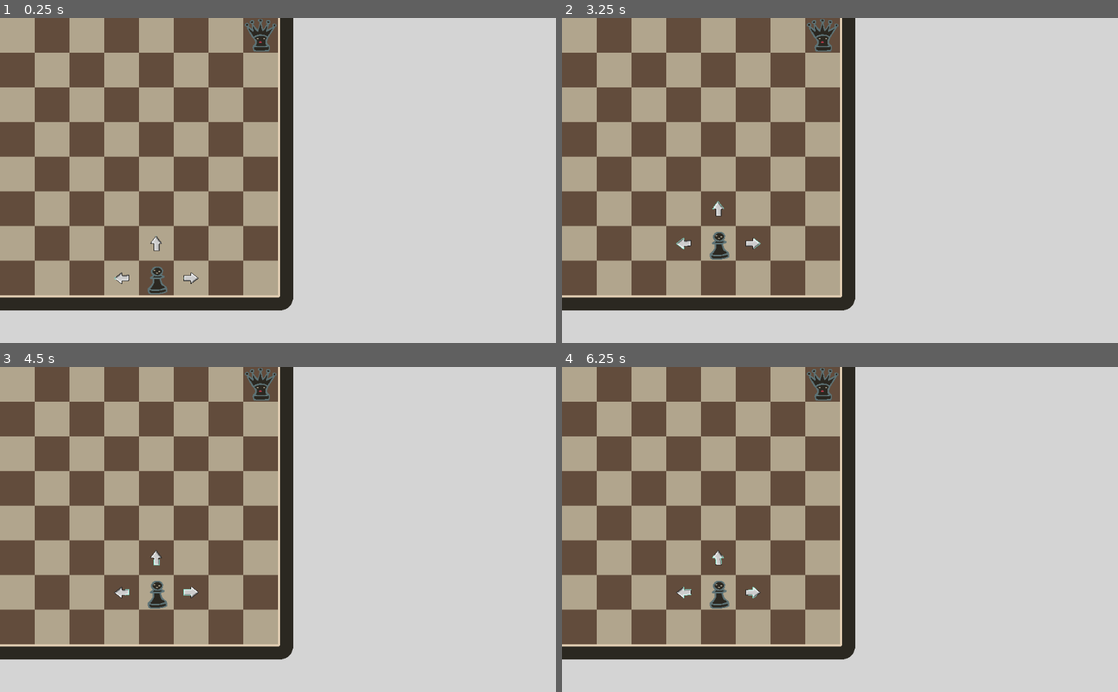
Above: before the commit, frames 1-4 (two rows, left to right).
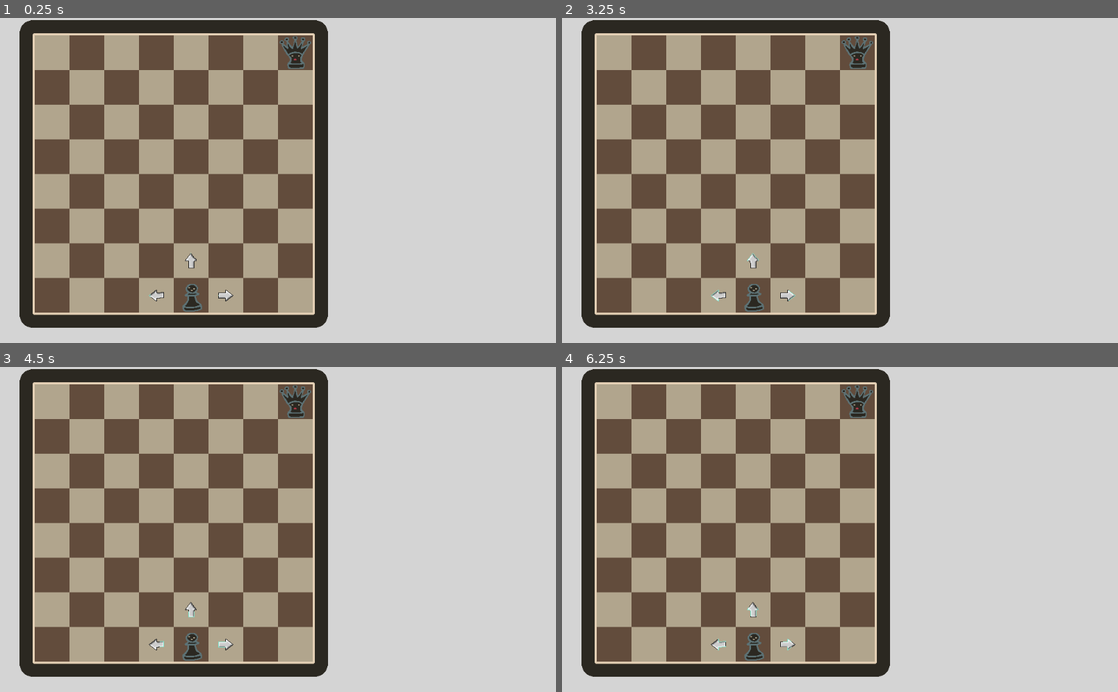
Above: after the commit, the same moments.

Repository: Windastella/ScribbleJam
Game: Godot game, scene res://Scenes/Base_Level.tscn
Same seed, same stepped clock (60 frames per second), same inputs: the game is played once before the commit and once after it. This scene is started directly instead of the project's main scene.
Inputs (mouse positions are in pixels of both pictures, inside the frame that each line leads up to):
- Up to frame 1 (0.25 s): no input
- Up to frame 2 (3.25 s): tap Enter at 0.5, 2 s; move the mouse to (751, 278) at 0.52 s; click (751, 278) at 0.67 s; tap Space at 1.25 s; move the mouse to (717, 278) at 1.27 s; click (717, 278) at 1.42 s; move the mouse to (717, 242) at 2.02 s; click (717, 242) at 2.17 s; move the mouse to (812, 245) at 2.77 s; click (812, 245) at 2.92 s
- Up to frame 3 (4.5 s): move the mouse to (444, 578) at 3.52 s; click (444, 578) at 3.67 s; move the mouse to (111, 480) at 4.27 s; click (111, 480) at 4.42 s
- Up to frame 4 (6.25 s): move the mouse to (867, 529) at 5.02 s; click (867, 529) at 5.17 s; move the mouse to (756, 448) at 5.77 s; click (756, 448) at 5.92 s

The runs differ from the first frame. In frame 1, 40% of the frame differs, in the area x 0-59%, y 0-96%; in frame 2, 40%; in frame 3, 40%; in frame 4, 40%.

Commit message:
camera inside scene

Diff:
--- a/Scenes/Base_Level.tscn
+++ b/Scenes/Base_Level.tscn
@@ -30,51 +30,51 @@
 
 [sub_resource type="StyleBoxEmpty" id=6]
 
-[sub_resource type="AtlasTexture" id=21]
+[sub_resource type="AtlasTexture" id=7]
 flags = 4
 atlas = ExtResource( 5 )
 region = Rect2( 0, 0, 64, 64 )
 
-[sub_resource type="AtlasTexture" id=7]
+[sub_resource type="AtlasTexture" id=8]
 flags = 4
 atlas = ExtResource( 5 )
 region = Rect2( 64, 0, 64, 64 )
 
-[sub_resource type="StyleBoxEmpty" id=8]
-
 [sub_resource type="StyleBoxEmpty" id=9]
 
-[sub_resource type="AtlasTexture" id=10]
+[sub_resource type="StyleBoxEmpty" id=10]
+
+[sub_resource type="AtlasTexture" id=11]
 flags = 4
 atlas = ExtResource( 5 )
 region = Rect2( 128, 0, 64, 64 )
 filter_clip = true
 
-[sub_resource type="StyleBoxEmpty" id=11]
-
 [sub_resource type="StyleBoxEmpty" id=12]
 
-[sub_resource type="AtlasTexture" id=13]
+[sub_resource type="StyleBoxEmpty" id=13]
+
+[sub_resource type="AtlasTexture" id=14]
 flags = 4
 atlas = ExtResource( 5 )
 region = Rect2( 192, 0, 64, 64 )
 filter_clip = true
 
-[sub_resource type="StyleBoxEmpty" id=14]
-
 [sub_resource type="StyleBoxEmpty" id=15]
 
-[sub_resource type="AtlasTexture" id=16]
+[sub_resource type="StyleBoxEmpty" id=16]
+
+[sub_resource type="AtlasTexture" id=17]
 flags = 4
 atlas = ExtResource( 5 )
 region = Rect2( 256, 0, 64, 64 )
 filter_clip = true
 
-[sub_resource type="StyleBoxEmpty" id=17]
-
 [sub_resource type="StyleBoxEmpty" id=18]
 
-[sub_resource type="AtlasTexture" id=19]
+[sub_resource type="StyleBoxEmpty" id=19]
+
+[sub_resource type="AtlasTexture" id=20]
 flags = 4
 atlas = ExtResource( 5 )
 region = Rect2( 320, 0, 64, 64 )
@@ -221,10 +221,18 @@
 margin_bottom = 64.0
 custom_styles/hover = ExtResource( 7 )
 custom_styles/pressed = ExtResource( 7 )
-custom_styles/focus = SubResource( 17 )
-custom_styles/normal = SubResource( 18 )
-icon = SubResource( 19 )
-clip_text = true
+custom_styles/focus = SubResource( 18 )
+custom_styles/normal = SubResource( 19 )
+icon = SubResource( 20 )
+clip_text = true
+
+[node name="Camera" type="Camera2D" parent="."]
+position = Vector2( -64, -32 )
+anchor_mode = 0
+current = true
+__meta__ = {
+"_editor_description_": ""
+}
 [connection signal="body_entered" from="Board/Goal" to="." method="_on_Goal_body_entered"]
 [connection signal="pressed" from="UI/Options/CenterContainer/HBoxContainer/King" to="." method="_on_King_pressed"]
 [connection signal="pressed" from="UI/Options/CenterContainer/HBoxContainer/Queen" to="." method="_on_Queen_pressed"]
--- a/Scenes/Main.tscn
+++ b/Scenes/Main.tscn
@@ -5,8 +5,3 @@
 [node name="Main" type="Node2D"]
 
 [node name="Level" parent="." instance=ExtResource( 1 )]
-
-[node name="Camera2D" type="Camera2D" parent="."]
-position = Vector2( -64, -32 )
-anchor_mode = 0
-current = true
Not shown: 7 places in Scenes/Base_Level.tscn that only renumber resources
